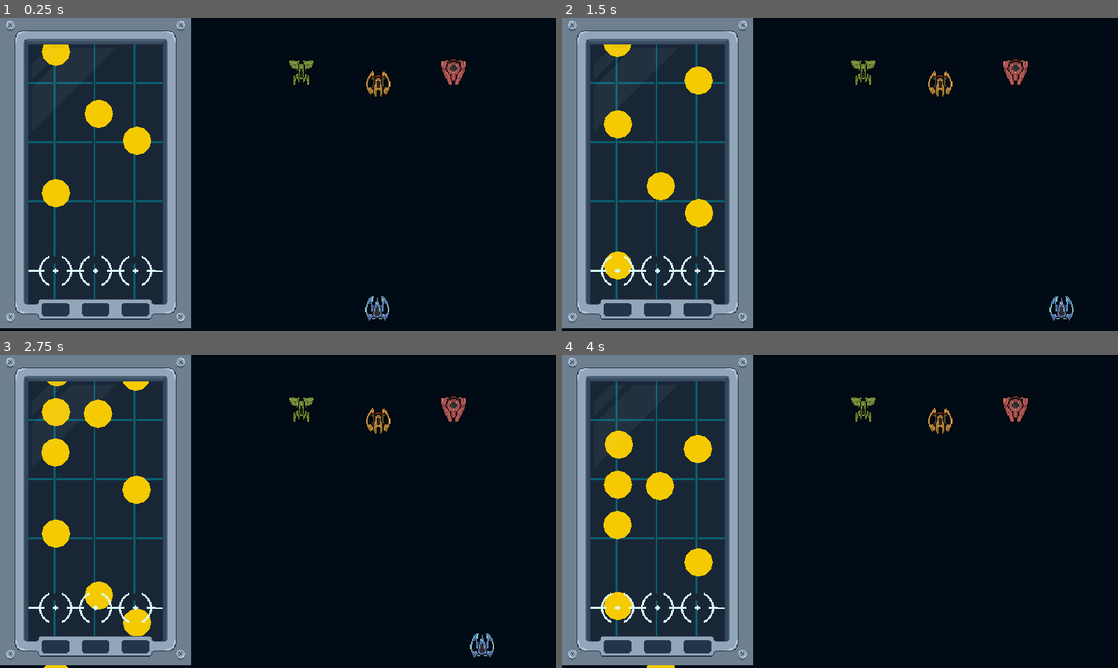
Above: before the commit, frames 1-4 (two rows, left to right).
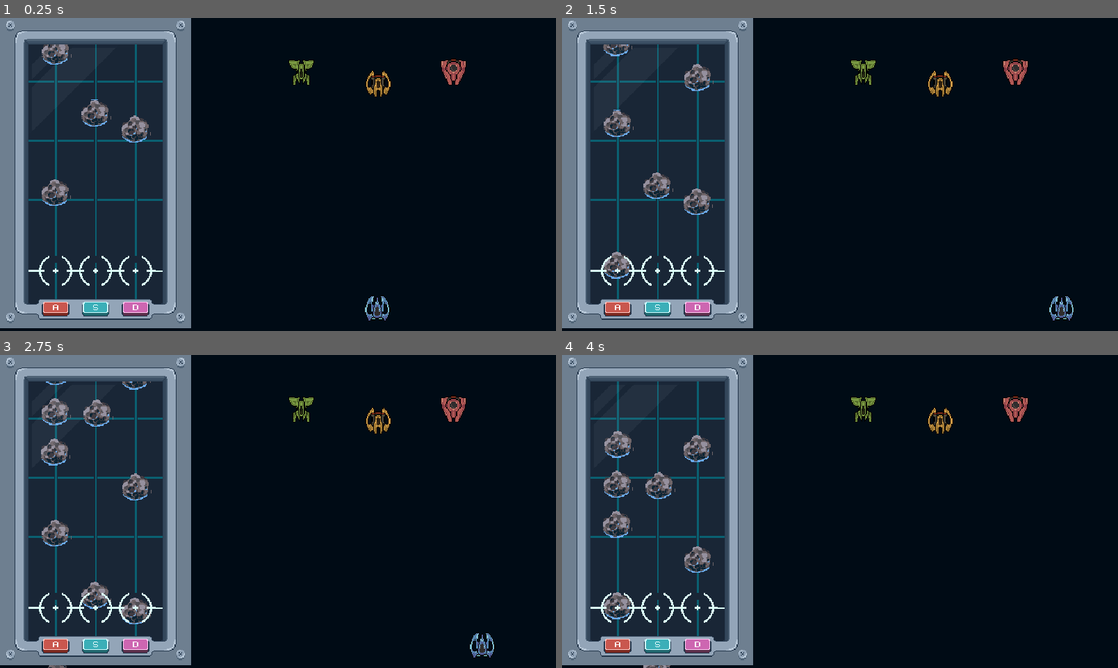
Above: after the commit, the same moments.

Repository: diego-acevedo/grabeaty
Game: Godot game, scene res://scenes/main.tscn
Two runs of this game, one before a commit and one after it. Both use one fixed random seed, a clock stepped at 60 frames per second and the inputs below.
Inputs:
- Up to frame 1 (0.25 s): no input
- Up to frame 2 (1.5 s): hold Right (move_right) 0.53-1.28 s; hold A (A) 0.53-1.28 s; tap D (D) at 0.8, 1.35 s; hold Left (move_left) from 1.28 s (still down)
- Up to frame 3 (2.75 s): tap S (S) at 1.55 s; release Left (move_left) at 2.03 s; hold Right (move_right) from 2.03 s (still down); hold S (S) from 2.03 s (still down); tap A (A) at 2.3 s
- Up to frame 4 (4 s): release S (S) at 2.78 s; tap A (A) at 2.85 s; tap D (D) at 3.05 s; release Right (move_right) at 3.53 s; hold Left (move_left) from 3.53 s (still down); hold D (D) from 3.53 s (still down); tap S (S) at 3.8 s

The runs differ from the first frame. In frame 1, 3.6% of the frame differs, in the area x 5-30%, y 8-96%; in frame 2, 4.1%; in frame 3, 4.7%, in the area x 5-30%, y 8-100%; in frame 4, 4.5%.

Commit message:
:sparkles: feat: Add rythm buttons and animations for them

Diff:
--- a/scenes/rythm/nota.tscn
+++ b/scenes/rythm/nota.tscn
@@ -1,7 +1,7 @@
 [gd_scene load_steps=4 format=3 uid="uid://ug85r7bb4k6j"]
 
-[ext_resource type="Texture2D" uid="uid://b7xe1ldr7cv3s" path="res://assets/sprites/CirculoBlanco.png" id="1_0usfc"]
 [ext_resource type="Script" path="res://scripts/rythm/nota.gd" id="1_kjgis"]
+[ext_resource type="Texture2D" uid="uid://bjfgfq7ttf2be" path="res://assets/sprites/celestial_objects.png" id="2_w8rqe"]
 
 [sub_resource type="RectangleShape2D" id="RectangleShape2D_a344c"]
 size = Vector2(20, 8.33333)
@@ -10,9 +10,11 @@
 script = ExtResource("1_kjgis")
 
 [node name="Circulo_Sprite" type="Sprite2D" parent="."]
-modulate = Color(1, 0.823529, 0, 1)
-scale = Vector2(0.8, 0.8)
-texture = ExtResource("1_0usfc")
+scale = Vector2(3, 3)
+texture = ExtResource("2_w8rqe")
+hframes = 11
+vframes = 8
+frame = 77
 
 [node name="Colision" type="CollisionShape2D" parent="."]
 position = Vector2(0, -0.500001)
--- a/scenes/rythm/rythm.tscn
+++ b/scenes/rythm/rythm.tscn
@@ -8,6 +8,10 @@
 [ext_resource type="Script" path="res://scripts/rythm/w_key.gd" id="5_1x7iw"]
 [ext_resource type="Texture2D" uid="uid://b7xe1ldr7cv3s" path="res://assets/sprites/CirculoBlanco.png" id="5_nl0bq"]
 [ext_resource type="Script" path="res://scripts/rythm/e_key.gd" id="6_2awgi"]
+[ext_resource type="Texture2D" uid="uid://bl0lrhhasinm6" path="res://assets/ui/buttons_rythm.png" id="9_842e2"]
+[ext_resource type="Script" path="res://scripts/rythm/a_button.gd" id="10_ehxoa"]
+[ext_resource type="Script" path="res://scripts/rythm/s_button.gd" id="11_06xms"]
+[ext_resource type="Script" path="res://scripts/rythm/d_button.gd" id="12_8pyc5"]
 
 [sub_resource type="RectangleShape2D" id="RectangleShape2D_p3q2w"]
 size = Vector2(120, 34)
@@ -41,20 +45,20 @@
 scale = Vector2(5.70313, 0.949219)
 
 [node name="BackgroundRythm" type="Sprite2D" parent="."]
-position = Vector2(326, 494)
+position = Vector2(331, 490)
 scale = Vector2(3, 3)
 texture = ExtResource("1_8ndhq")
 
 [node name="NOTES" type="Node2D" parent="."]
 
 [node name="NOTA" parent="NOTES" instance=ExtResource("2_ob0ol")]
-position = Vector2(193, 66)
+position = Vector2(194, 66)
 
 [node name="NOTA2" parent="NOTES" instance=ExtResource("2_ob0ol")]
-position = Vector2(341, 280)
+position = Vector2(331, 280)
 
 [node name="NOTA3" parent="NOTES" instance=ExtResource("2_ob0ol")]
-position = Vector2(473, 373)
+position = Vector2(469, 335)
 
 [node name="NOTA4" parent="NOTES" instance=ExtResource("2_ob0ol")]
 position = Vector2(193, 554)
@@ -72,7 +76,7 @@
 position = Vector2(338, -348)
 
 [node name="NOTA9" parent="NOTES" instance=ExtResource("2_ob0ol")]
-position = Vector2(471, -85)
+position = Vector2(471, -93)
 
 [node name="NOTA10" parent="NOTES" instance=ExtResource("2_ob0ol")]
 position = Vector2(469, -476)
@@ -86,8 +90,8 @@
 [node name="sprite" type="Sprite2D" parent="INPUTS/Q-key"]
 visible = false
 modulate = Color(0, 0.654902, 1, 1)
-position = Vector2(122, 892)
-scale = Vector2(1, 0.296875)
+position = Vector2(120.5, 893)
+scale = Vector2(0.835938, 0.796875)
 texture = ExtResource("5_nl0bq")
 
 [node name="key" type="Area2D" parent="INPUTS/Q-key"]
@@ -144,11 +148,48 @@
 scale = Vector2(1, 0.296875)
 texture = ExtResource("5_nl0bq")
 
-[node name="ForegroundRythm" type="Sprite2D" parent="."]
+[node name="UI" type="Node2D" parent="."]
+
+[node name="ForegroundRythm" type="Sprite2D" parent="UI"]
 position = Vector2(330, 531)
 scale = Vector2(3, 3)
 texture = ExtResource("3_8u2qm")
 
+[node name="A Button" type="Sprite2D" parent="UI"]
+position = Vector2(192, 1003)
+scale = Vector2(2.9, 2.9)
+texture = ExtResource("9_842e2")
+hframes = 2
+vframes = 3
+script = ExtResource("10_ehxoa")
+
+[node name="Timer" type="Timer" parent="UI/A Button"]
+wait_time = 0.1
+
+[node name="S Button" type="Sprite2D" parent="UI"]
+position = Vector2(330, 1003)
+scale = Vector2(2.9, 2.9)
+texture = ExtResource("9_842e2")
+hframes = 2
+vframes = 3
+frame = 2
+script = ExtResource("11_06xms")
+
+[node name="Timer" type="Timer" parent="UI/S Button"]
+wait_time = 0.1
+
+[node name="D Button" type="Sprite2D" parent="UI"]
+position = Vector2(468, 1003)
+scale = Vector2(2.9, 2.9)
+texture = ExtResource("9_842e2")
+hframes = 2
+vframes = 3
+frame = 4
+script = ExtResource("12_8pyc5")
+
+[node name="Timer" type="Timer" parent="UI/D Button"]
+wait_time = 0.1
+
 [connection signal="area_entered" from="INPUTS/Q-key/key" to="INPUTS/Q-key" method="_on_key_area_entered"]
 [connection signal="area_entered" from="INPUTS/W-key/key" to="INPUTS/W-key" method="_on_key_area_entered"]
 [connection signal="area_entered" from="INPUTS/E-key/key" to="INPUTS/E-key" method="_on_key_area_entered"]
--- /dev/null
+++ b/scripts/rythm/a_button.gd
@@ -0,0 +1,12 @@
+extends Sprite2D
+
+@onready var a_button: Sprite2D = $"."
+@onready var timer: Timer = $Timer
+
+func _input(event: InputEvent) -> void:
+
+	if event.is_action_pressed("A"):
+		a_button.frame = 1
+		timer.start()
+		await timer.timeout
+		a_button.frame = 0
--- /dev/null
+++ b/scripts/rythm/d_button.gd
@@ -0,0 +1,12 @@
+extends Sprite2D
+
+@onready var a_button: Sprite2D = $"."
+@onready var timer: Timer = $Timer
+
+func _input(event: InputEvent) -> void:
+
+	if event.is_action_pressed("D"):
+		a_button.frame = 5
+		timer.start()
+		await timer.timeout
+		a_button.frame = 4
--- /dev/null
+++ b/scripts/rythm/s_button.gd
@@ -0,0 +1,12 @@
+extends Sprite2D
+
+@onready var s_button: Sprite2D = $"."
+@onready var timer: Timer = $Timer
+
+func _input(event: InputEvent) -> void:
+
+	if event.is_action_pressed("S"):
+		s_button.frame = 3
+		timer.start()
+		await timer.timeout
+		s_button.frame = 2
Not shown: 1 places in scenes/rythm/rythm.tscn that only renumber resources
